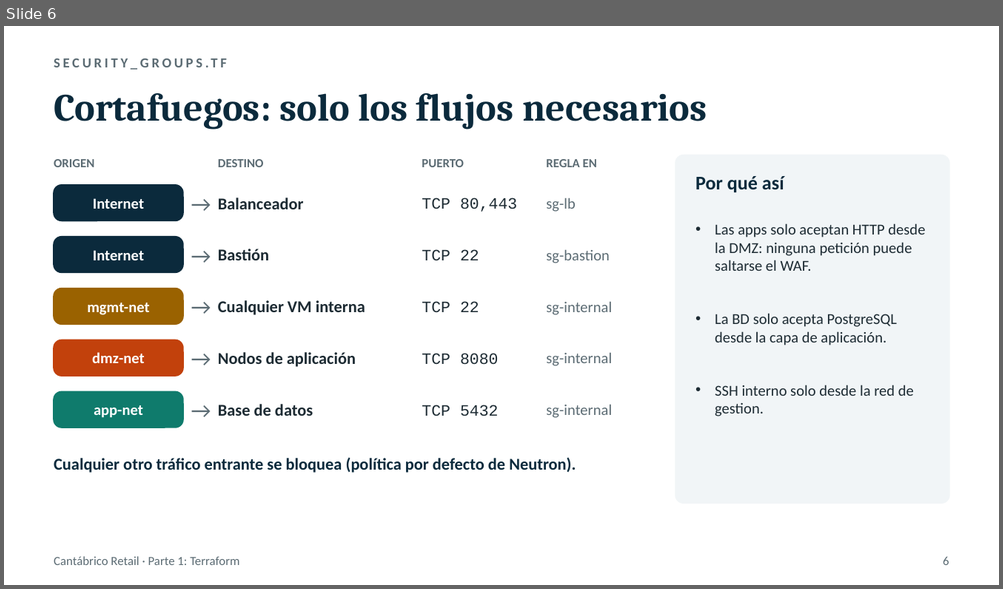
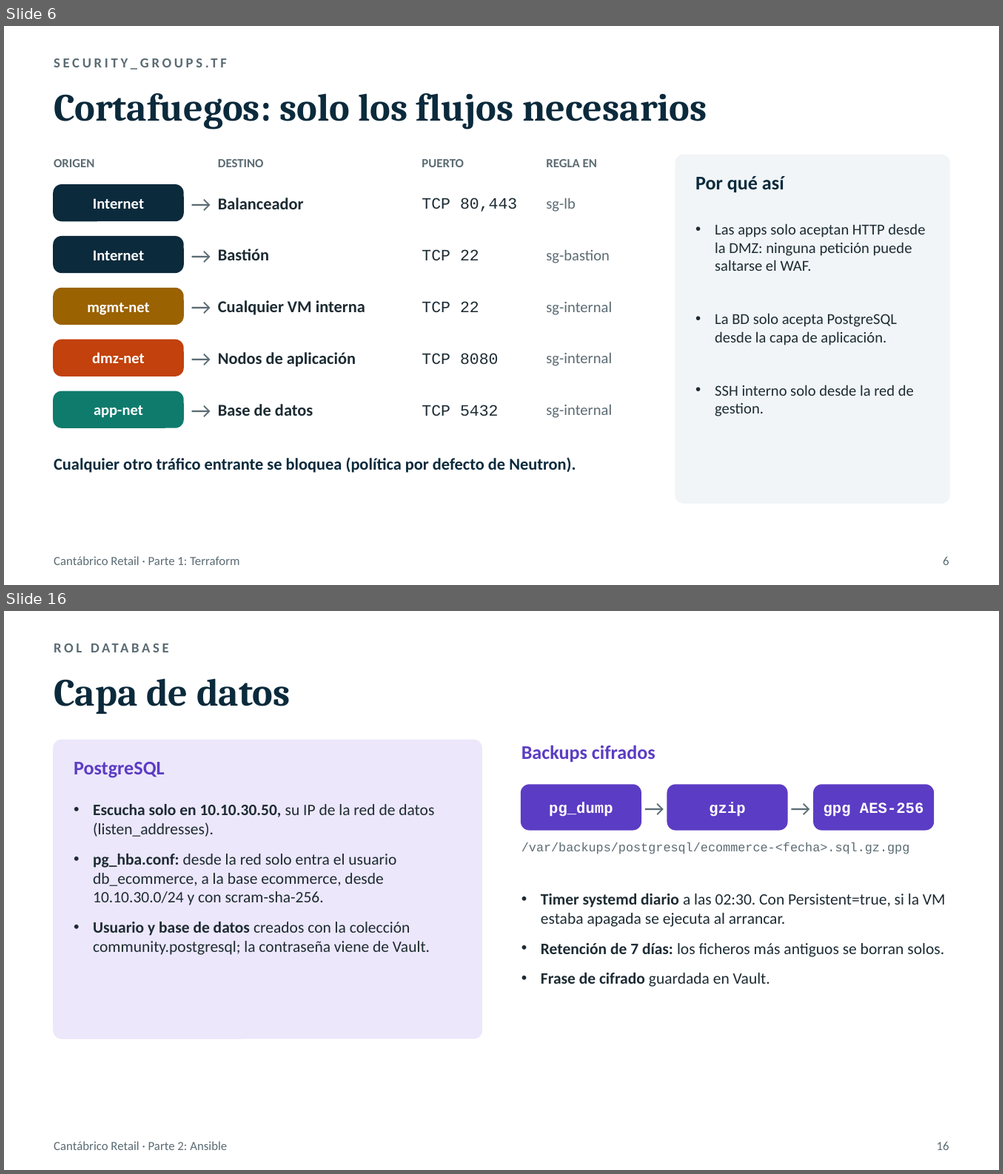
Before and after one commit to CodeSFI/ASSW_Lab_Project, a slide deck: docs/presentacion_parte1_terraform.pptx. Shown one above the other, each under a label of ours: slide 6 before the commit, slides 6 and 16 after it; the slides between them are not shown. The pictures are 1003x589 and 1003x1174 pixels, drawn with LibreOffice and Linux fonts; fonts in the diff are those of the drawing. Boxes give left, top, right and bottom in pixels: in the first picture for what was removed or moved away, otherwise in the second. Text is boxed around its words. In the diff, an @@ line names an element or a change of style, - is before the commit and + after.

```diff
--- a/docs/presentacion_parte1_terraform.pptx
+++ b/docs/presentacion_parte1_terraform.pptx
@@ slide 16 added at (x1=4, y1=611, x2=999, y2=1170), background #FFFFFF @@
@@ text added at (x1=54, y1=639, x2=949, y2=664), 10 pt, text #5B6B73, bold @@
+ROL DATABASE
@@ text added at (x1=54, y1=678, x2=290, y2=714), 28 pt, text #0B2A3C, bold @@
+Capa de datos
@@ rounded rectangle added at (x1=54, y1=741, x2=481, y2=1039), fill #ECE7FA, outline #ECE7FA 1 pt @@
@@ text added at (x1=74, y1=762, x2=165, y2=778), 14 pt, text #5B3CC4, bold @@
+PostgreSQL
@@ text added at (x1=521, y1=745, x2=655, y2=762), 14 pt, text #5B3CC4, bold @@
+Backups cifrados
@@ rounded rectangle added at (x1=521, y1=785, x2=640, y2=830), fill #5B3CC4, outline #5B3CC4 1 pt @@
@@ text added at (x1=640, y1=785, x2=667, y2=830), 16 pt, text #5B6B73 @@
+→
@@ rounded rectangle added at (x1=667, y1=785, x2=787, y2=830), fill #5B3CC4, outline #5B3CC4 1 pt @@
@@ text added at (x1=787, y1=785, x2=814, y2=830), 16 pt, text #5B6B73 @@
+→
@@ rounded rectangle added at (x1=814, y1=785, x2=933, y2=830), fill #5B3CC4, outline #5B3CC4 1 pt @@
@@ text added at (x1=93, y1=804, x2=434, y2=955), 11.5 pt, text #1D2B33 @@
+• Escucha solo en 10.10.30.50, su IP de la red de datos (listen_addresses).
+• pg_hba.conf: desde la red solo entra el usuario db_ecommerce, a la base ecommerce, desde 10.10.30.0/24 y con scram-sha-256.
+• Usuario y base de datos creados con la colección community.postgresql; la contraseña viene de Vault.
@@ text added at (x1=549, y1=803, x2=612, y2=817), 11 pt, text #FFFFFF, bold @@
+pg_dump
@@ text added at (x1=708, y1=803, x2=745, y2=817), 11 pt, text #FFFFFF, bold @@
+gzip
@@ text added at (x1=823, y1=803, x2=923, y2=817), 11 pt, text #FFFFFF, bold @@
+gpg AES-256
@@ text added at (x1=521, y1=843, x2=910, y2=854), 9 pt, text #5B6B73 @@
+/var/backups/postgresql/ecommerce-<fecha>.sql.gz.gpg
@@ text added at (x1=540, y1=894, x2=945, y2=987), 11.5 pt, text #1D2B33 @@
+• Timer systemd diario a las 02:30. Con Persistent=true, si la VM estaba apagada se ejecuta al arrancar.
+• Retención de 7 días: los ficheros más antiguos se borran solos.
+• Frase de cifrado guardada en Vault.
@@ text added at (x1=54, y1=1142, x2=227, y2=1150), 9 pt, text #5B6B73 @@
+Cantábrico Retail · Parte 2: Ansible
@@ text added at (x1=936, y1=1142, x2=949, y2=1150), 9 pt, text #5B6B73 @@
+16
```
Also in this commit, not shown: 3 slides changed, 11 other slides added.
